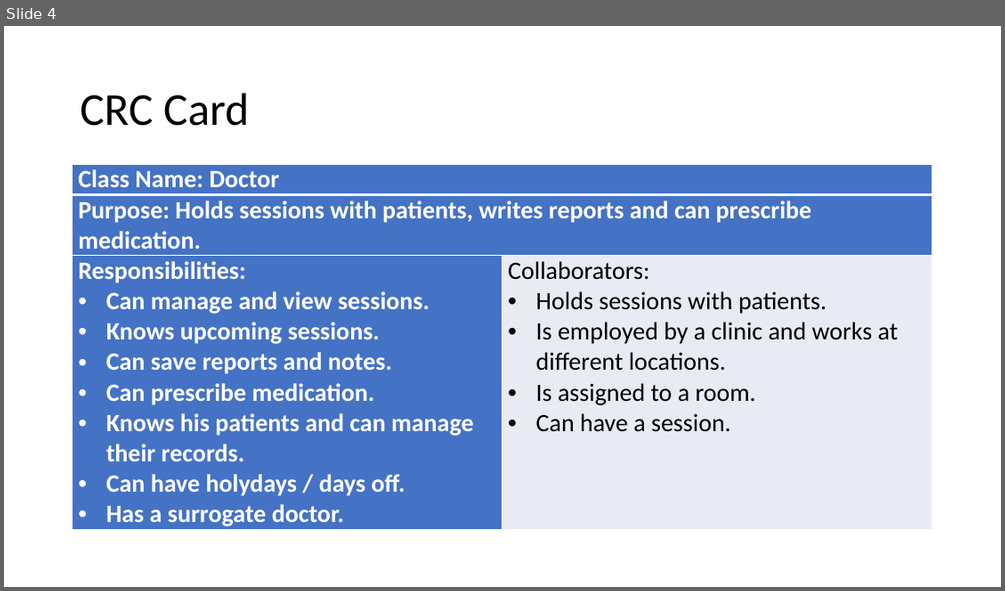
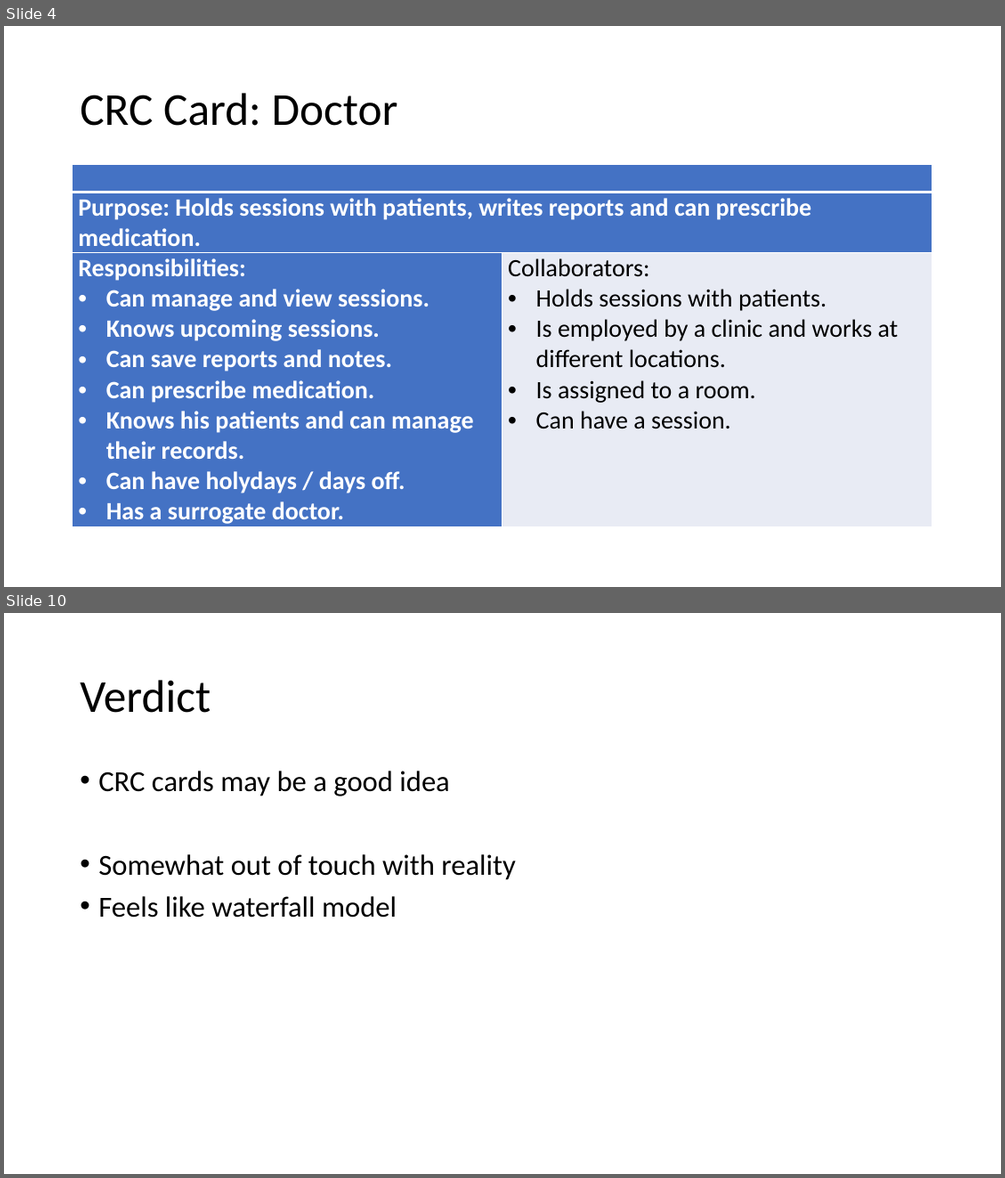
Before and after one commit to AdrianAulbach/CS1, a slide deck: docs/CS1/task07/Presentation_Task_7.pptx. Shown one above the other, each under a label of ours: slide 4 before the commit, slides 4 and 10 after it; the slides between them are not shown. The pictures are 1005x591 and 1005x1178 pixels, drawn with LibreOffice and Linux fonts; fonts in the diff are those of the drawing. Boxes give left, top, right and bottom in pixels: in the first picture for what was removed or moved away, otherwise in the second. Text is boxed around its words. In the diff, an @@ line names an element or a change of style, - is before the commit and + after.

```diff
--- a/docs/CS1/task07/Presentation_Task_7.pptx
+++ b/docs/CS1/task07/Presentation_Task_7.pptx
@@ slide 10 added at [4, 613, 1001, 1174], background #FFFFFF @@
@@ title added at [80, 680, 210, 713], 44 pt, text #000000 @@
+Verdict
@@ text added at [98, 771, 515, 917], 28 pt, text #000000 @@
+• CRC cards may be a good idea
+• Somewhat out of touch with reality
+• Feels like waterfall model
@@ slide 4 changed as well @@
@@ title at [80, 93, 398, 126]: text changed @@
-CRC Card
+CRC Card: Doctor
@@ table at [73, 164, 933, 527] @@
-row 1, column 1: Class Name: Doctor
+row 1, column 1: 
```
Also in this commit, not shown: 2 other slides changed, 6 other slides added, 2 slides removed, 3 other files.
